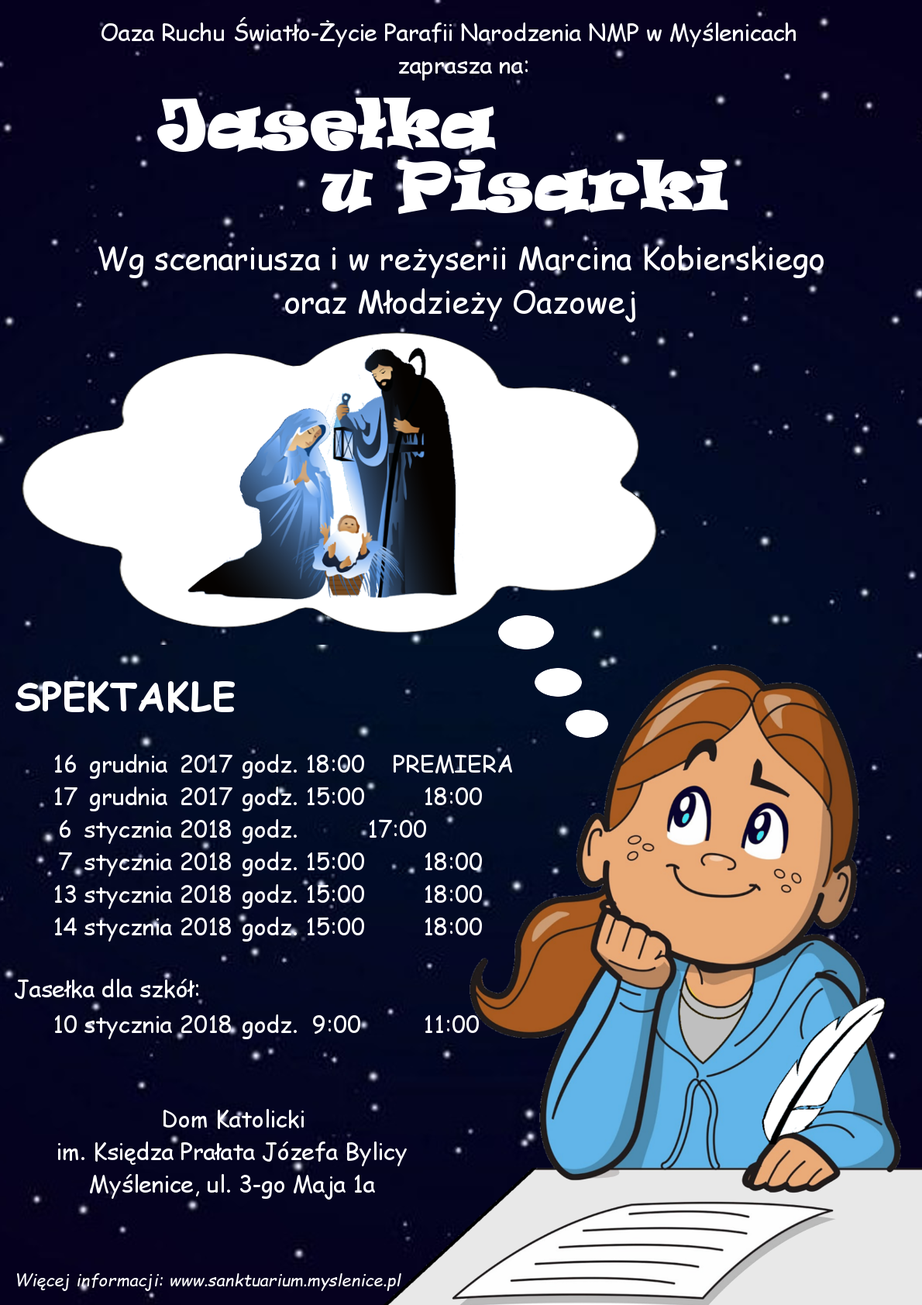
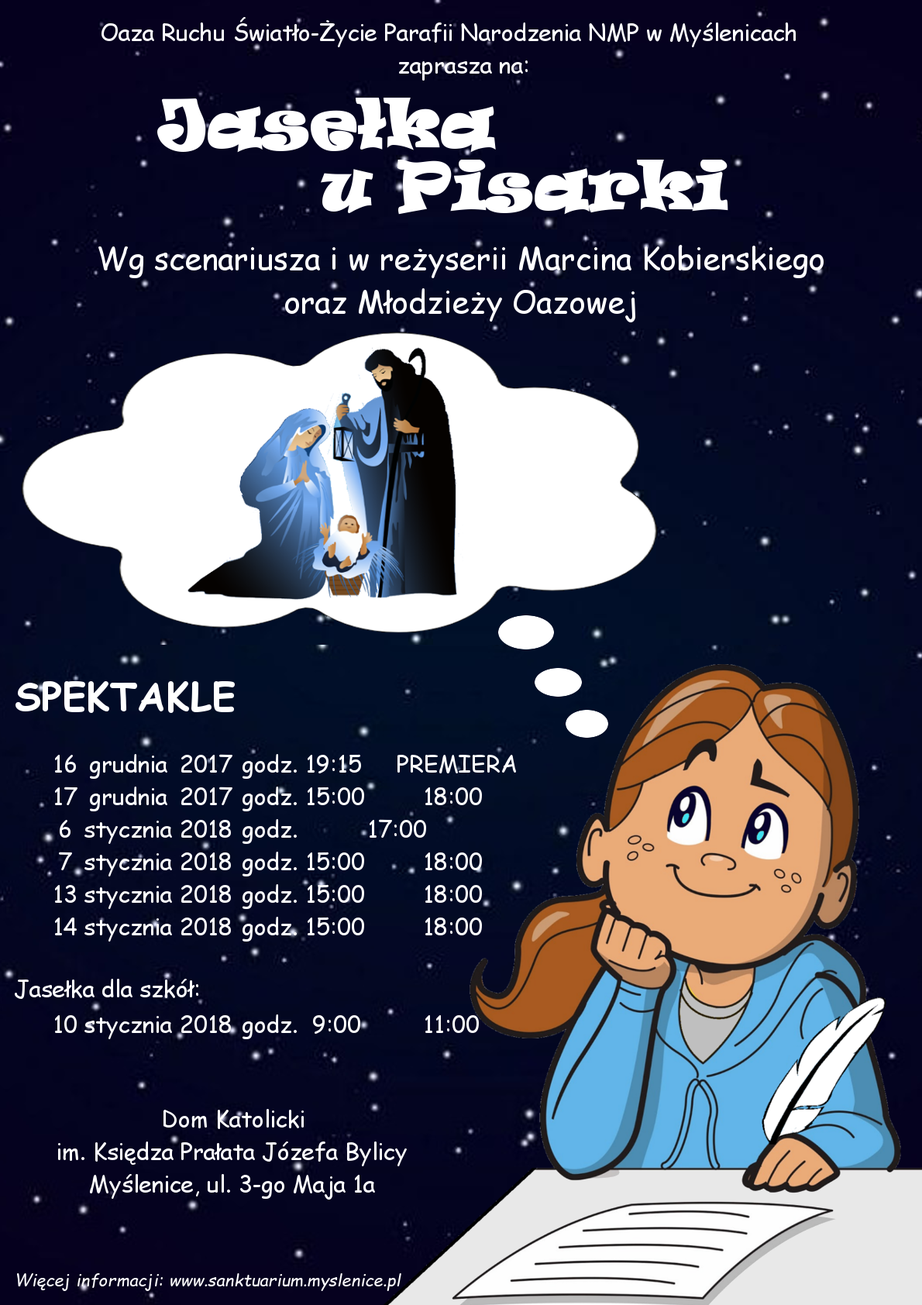
Two versions of the same layered image (922x1305). Layer-by-layer changes:
renamed "godz. 18:00 PREMIERA ..." to "godz. 19:15 PREMIERA ...", painted on it over bbox(316, 753, 517, 774)
